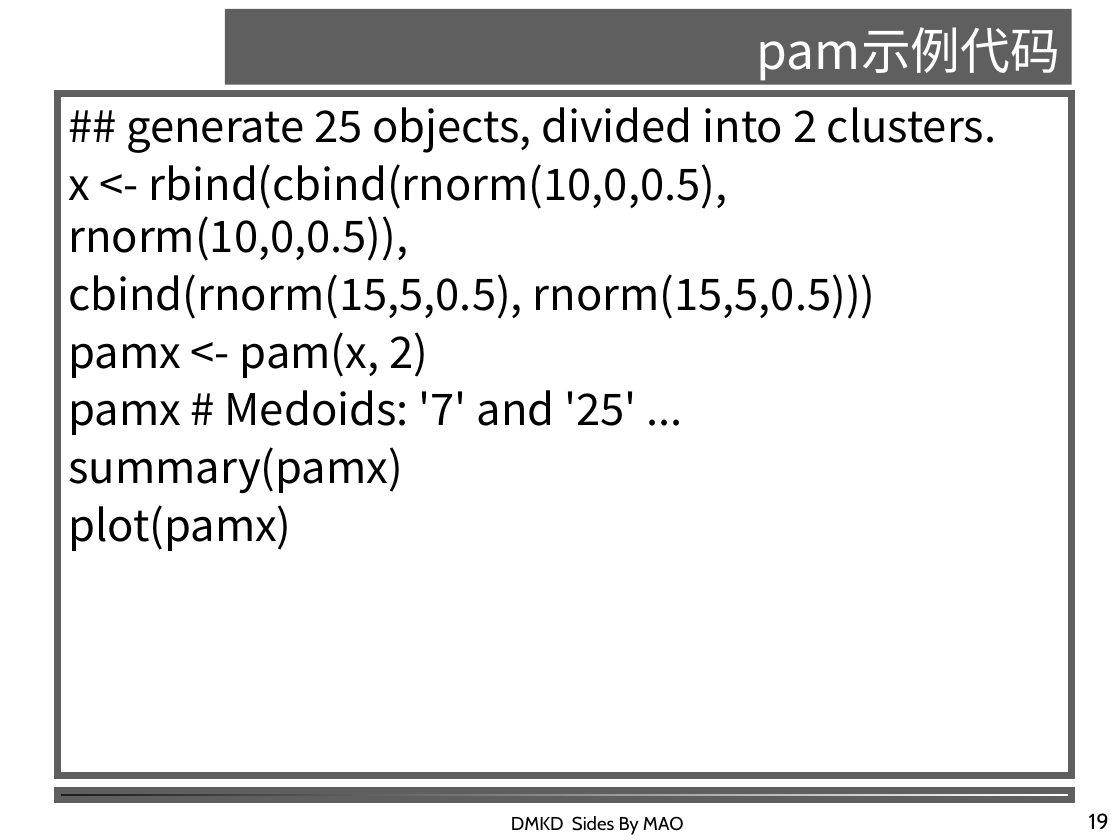
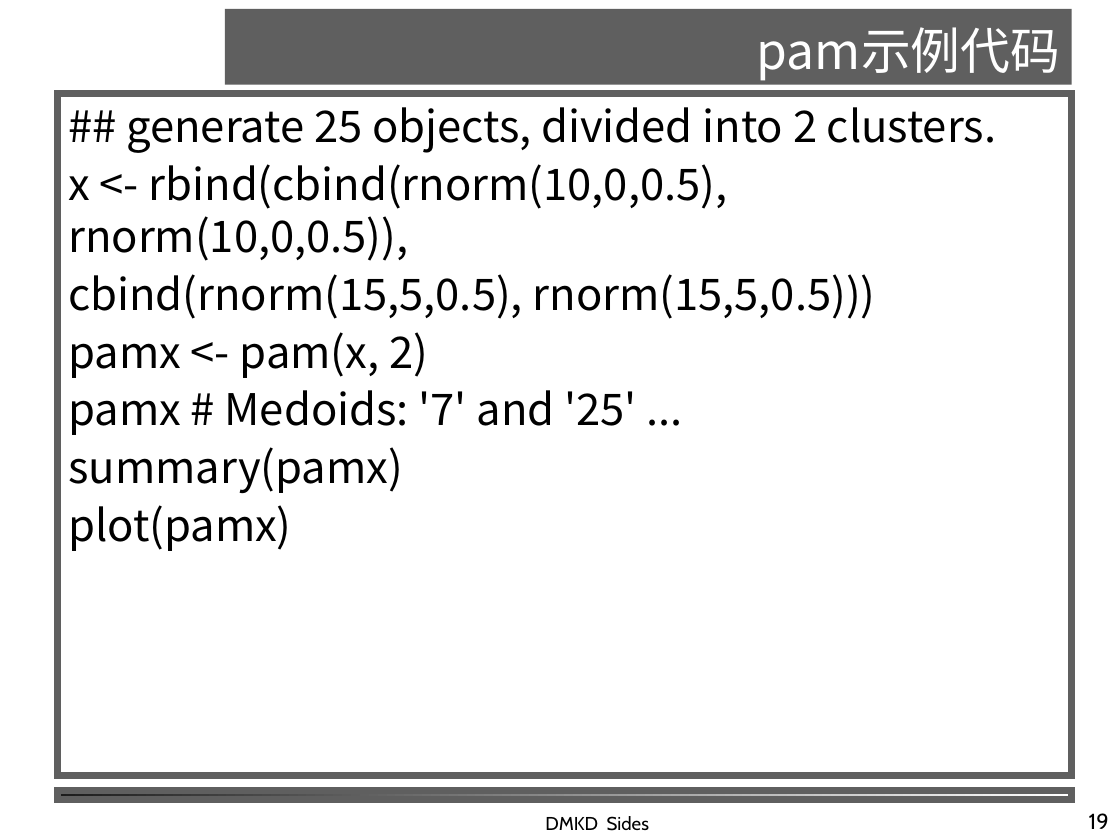
Before and after one commit to shfkuang/shfkuang.github.io, a slide deck: slide 19 of dm/ch5.2.ppt. Drawn at 1120x840 pixels with LibreOffice and Linux fonts; fonts in the diff are those of the drawing; background and template pictures are left out. Boxes give left, top, right and bottom in pixels: in the first picture for what was removed or moved away, otherwise in the second. Text is boxed around its words. In the diff, an @@ line names an element or a change of style, - is before the commit and + after.

```diff
--- a/dm/ch5.2.ppt
+++ b/dm/ch5.2.ppt
@@ text at (545,816,649,831): text changed @@
-DMKD Sides By MAO
+DMKD Sides
```
Also in this commit, not shown: 17 other slides changed, 3 other files.
